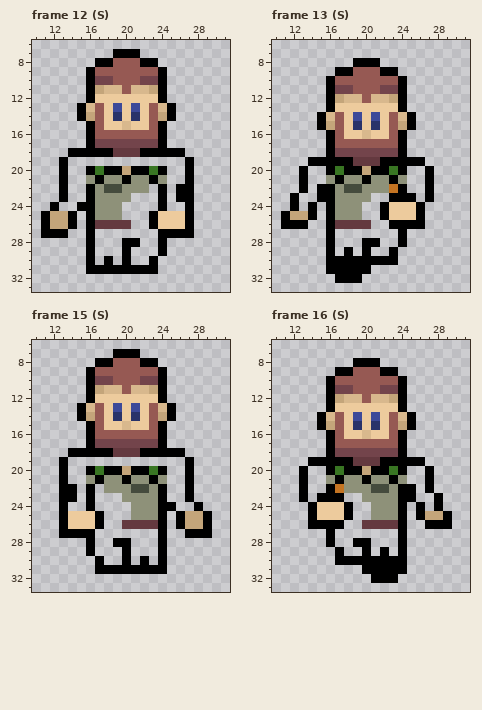
Pixel-art file: Assets/Potentially Used/hiker.aseprite. The picture above was drawn from the file before the commit.
48x48 pixels, 20 frames. Shown: frame 12 (S): x 10..31, y 6..33; frame 13 (S): x 10..31, y 6..33; frame 15 (S): x 10..31, y 6..33; frame 16 (S): x 10..31, y 6..33. The commit also changed other frames, which this record leaves out.
The same view after the edit:
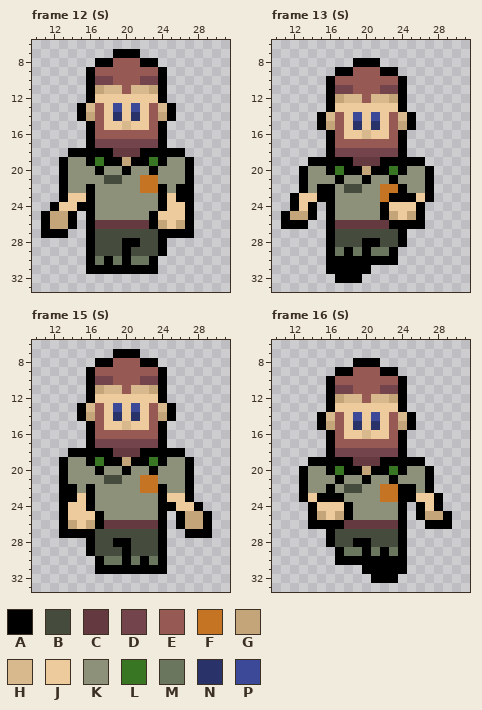
Palette (. is transparent): A #000000  B #454b3d  C #64393f  D #73444b  E #965953  F #c47422  G #c4a57a  H #d8b88d  J #edcb9d  K #8e9179  L #397623  M #6b765e  N #29336a  P #3c4999
Log entry: hiker front back walk cycles completed
From old to new:
Changed rows in their new state; - is an unchanged pixel.
Frame 12 (S):
first column x 13:
19 -KKALAAGAALAKK
20 -KKKAKKAKKAKKK
21 -KK-KBBK-FF-KK
22 -KK--KK--FF-K-
23 -JJ-----KKK-J-
24 JJ-----KKKK-JJ
25 -------KKK----
26 --------CC-G-G
27 ----BBBBBBB---
28 ----BBB--BB---
29 ----BBB-BBB---
30 ----M-M-MM----
Frame 13 (S):
first column x 13:
20 -KK---------KK
21 -KK---------KK
22 -K-------F--KK
23 JJ------KF---J
24 J------KK-----
25 -------KK-G-G-
26 --------CC----
27 ----BBBBBBB---
28 ----BBB--BB---
29 ----M-M-MM----
Frame 15 (S):
first column x 14:
19 KKALAAGAALAKK-
20 KKKAKKAKKAKKK-
21 KK-KBBK-FF-KK-
22 -K-K---KFF-KK-
23 -J-KKK-----JJ-
24 JJ-KKKK-----JJ
25 ----KKK-------
26 G-G-CC--------
27 ---BBBBBBB----
28 ---BB--BBB----
29 ---BBB-BBB----
30 ----MM-M-M----
Frame 16 (S):
first column x 14:
20 KK---------KK-
21 KK---------KK-
22 KK-KBB-KFF--K-
23 J---KK--FF--JJ
24 -----KK------J
25 -G-G-KK-------
26 ----CC--------
27 ---BBBBBBB----
28 ---BB--BBB----
29 ----MM-M-M----
Where, in picture pixels (left, top, right, bottom), the same in both pictures:
changed: (59, 157, 185, 265)
changed: (299, 166, 425, 256)
changed: (68, 457, 194, 565)
changed: (308, 466, 434, 556)
